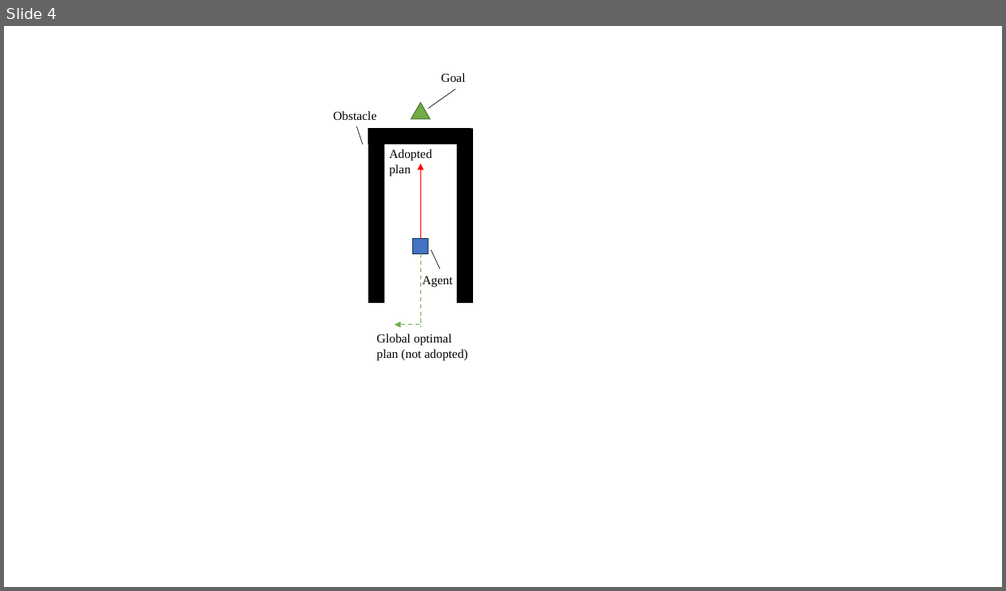
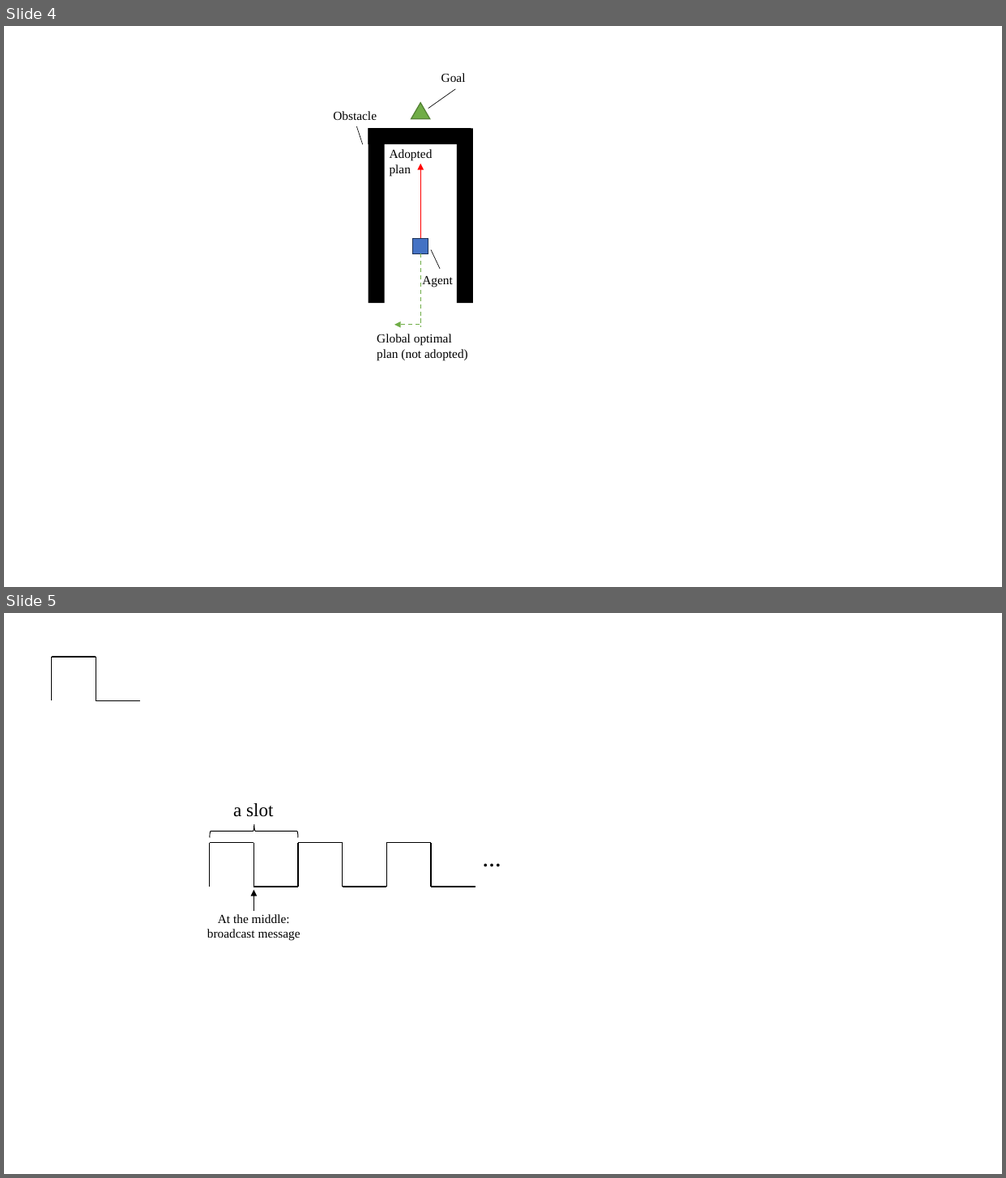
Before and after one commit to Vehshanaan/Dissertation2022, a slide deck: thesis/v0.3/figures/drawings.pptx. Shown one above the other, each under a label of ours: slide 4 before the commit, slides 4 and 5 after it. The pictures are 1006x591 and 1006x1178 pixels, drawn with LibreOffice and Linux fonts; fonts in the diff are those of the drawing. Boxes give left, top, right and bottom in pixels: in the first picture for what was removed or moved away, otherwise in the second. Text is boxed around its words. In the diff, an @@ line names an element or a change of style, - is before the commit and + after.

```diff
--- a/thesis/v0.3/figures/drawings.pptx
+++ b/thesis/v0.3/figures/drawings.pptx
@@ slide 5 added at (4,613,1002,1174), background #FFFFFF @@
@@ group added at (51,657,140,700): 4 lines @@
@@ text added at (233,803,273,817), 18 pt, text #000000 @@
+a slot
@@ left brace added at (210,824,298,837), outline #000000 0.75 pt @@
@@ group added at (210,843,298,887): 4 lines @@
@@ group added at (298,843,386,887): 4 lines @@
@@ group added at (386,843,475,887): 4 lines @@
@@ text added at (475,845,509,875), 18 pt, text #000000, bold @@
+…
@@ arrow added from (254, 911) to (254, 890), #000000 0.75 pt @@
@@ text added at (207,914,300,941), 12 pt, text #000000 @@
+At the middle:
+broadcast message
```
Also in this commit, not shown: 4 other slides added, 18 other files.
